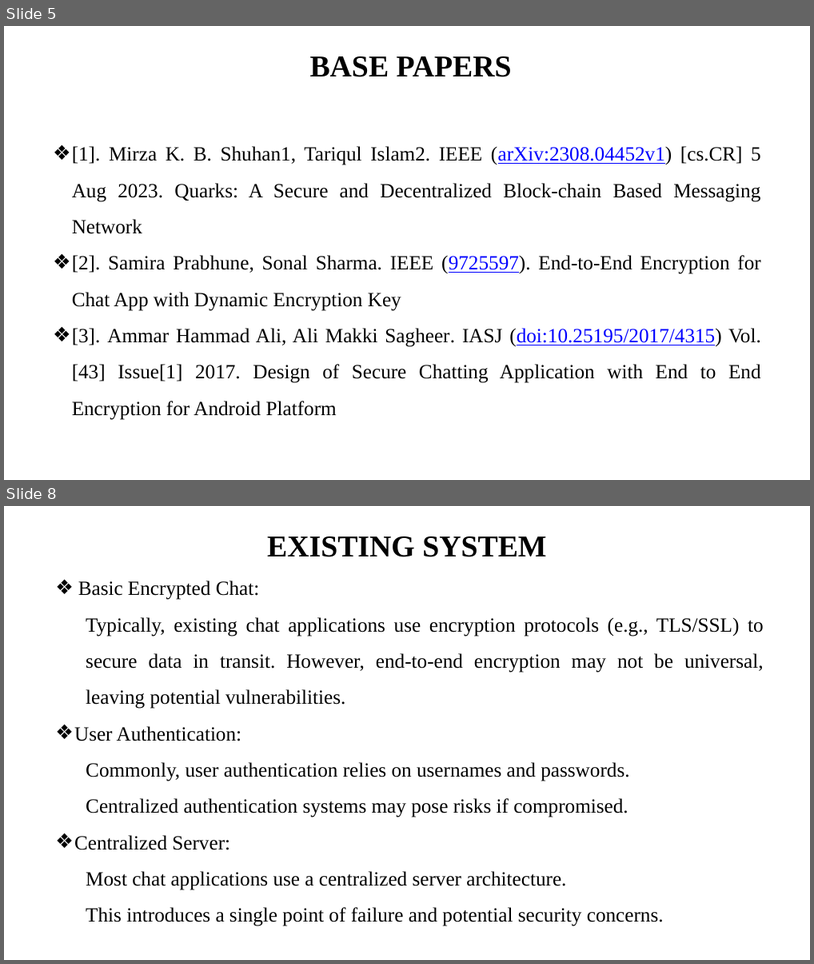
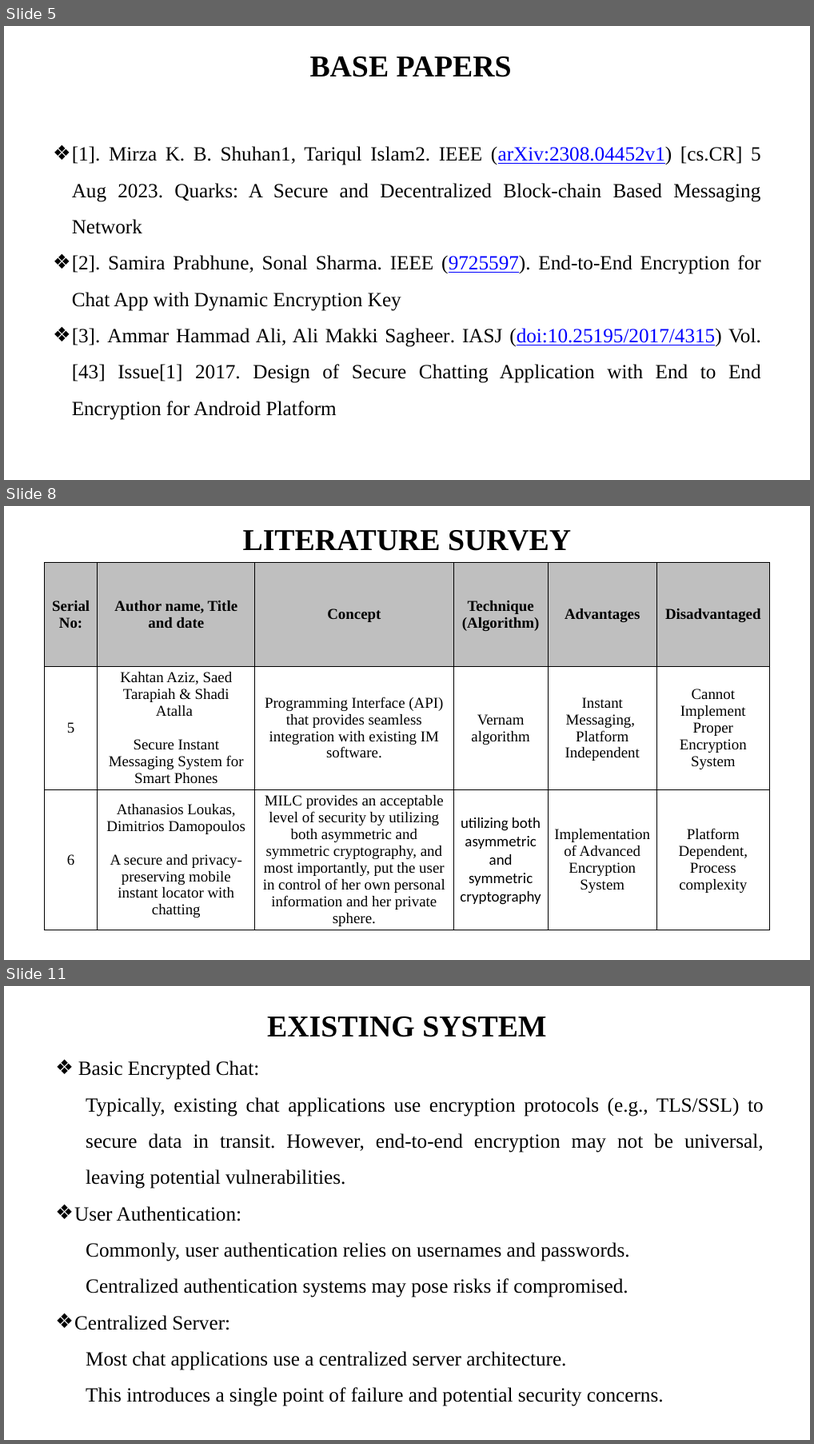
Before and after one commit to i-am-smf/Secure-Chat-using-Blockchain, a slide deck: DOCS/First Review.pptx. Shown one above the other, each under a label of ours: slides 5 and 8 before the commit, slides 5, 8 and 11 after it; the slides between them are not shown. The pictures are 814x964 and 814x1444 pixels, drawn with LibreOffice and Linux fonts; fonts in the diff are those of the drawing. Boxes give left, top, right and bottom in pixels: in the first picture for what was removed or moved away, otherwise in the second. Text is boxed around its words. In the diff, an @@ line names an element or a change of style, - is before the commit and + after.

```diff
--- a/DOCS/First Review.pptx
+++ b/DOCS/First Review.pptx
@@ slide 8 added at [4,506,810,960], background #FFFFFF @@
@@ text added at [243,530,571,551], 36 pt, text #000000, bold @@
+LITERATURE SURVEY
@@ table added at [45,562,771,950], 3 rows, 6 columns @@
+Serial No: | Author name, Title and date | Concept | Technique (Algorithm) | Advantages | Disadvantaged
+5 | Kahtan Aziz, Saed Tarapiah & Shadi Atalla / Secure Instant Messaging System for Smart Phones | Programming Interface (API) that provides seamless integration with existing IM software. | Vernam algorithm | Instant Messaging, / Platform Independent | Cannot Implement Proper Encryption System
+6 | Athanasios Loukas, Dimitrios Damopoulos / A secure and privacy-preserving mobile instant locator with chatting | MILC provides an acceptable level of security by utilizing both asymmetric and symmetric cryptography, and most importantly, put the user in control of her own personal information and her private sphere. | utilizing both asymmetric and symmetric cryptography | Implementation of Advanced Encryption System | Platform Dependent, / Process complexity
@@ what was slide 8 is now slide 11 @@
```
Also in this commit, not shown: 1 slide changed, 3 other slides added, 1 slide removed, 2 other files.
